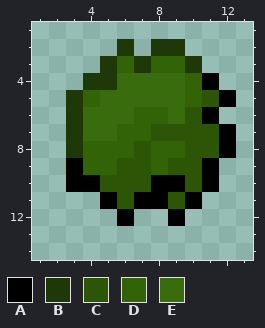
A pixel-art sprite gets an edit: Assets/Sprites/Towers/Mark/Mark Dot.png. Above is the file before it was changed.
The file is 32x32 pixels. Shown: x 1..13, y 1..14. The old version is drawn lined up with the new one, on the new canvas.
Palette (. is transparent): A #000000  B #1f3808  C #2c5605  D #336307  E #396c0c
After the commit:
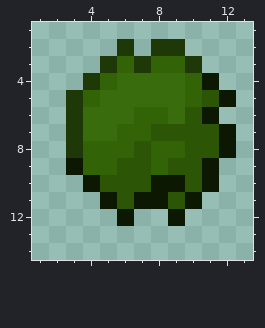
From old to new:
canvas 32x32 -> 16x16, the old top-left corner now at -8,-8 (the part of the old canvas that was cut away was empty and is not shown)
@@ palette @@
-A #000000
+A #0d1803
@@ x 3..7 @@
  3 ..BDB
- 4 .BBEE
+ 4 .BDEE
  5 BDEEE
@@ x 1..5 @@
  9 ..ADD
-10 ..AAC
+10 ...AC
 11 ....A
Boxes around the changes in both pictures, in picture pixels (x1, y1, x2, y2):
changed: (66, 73, 236, 226)
